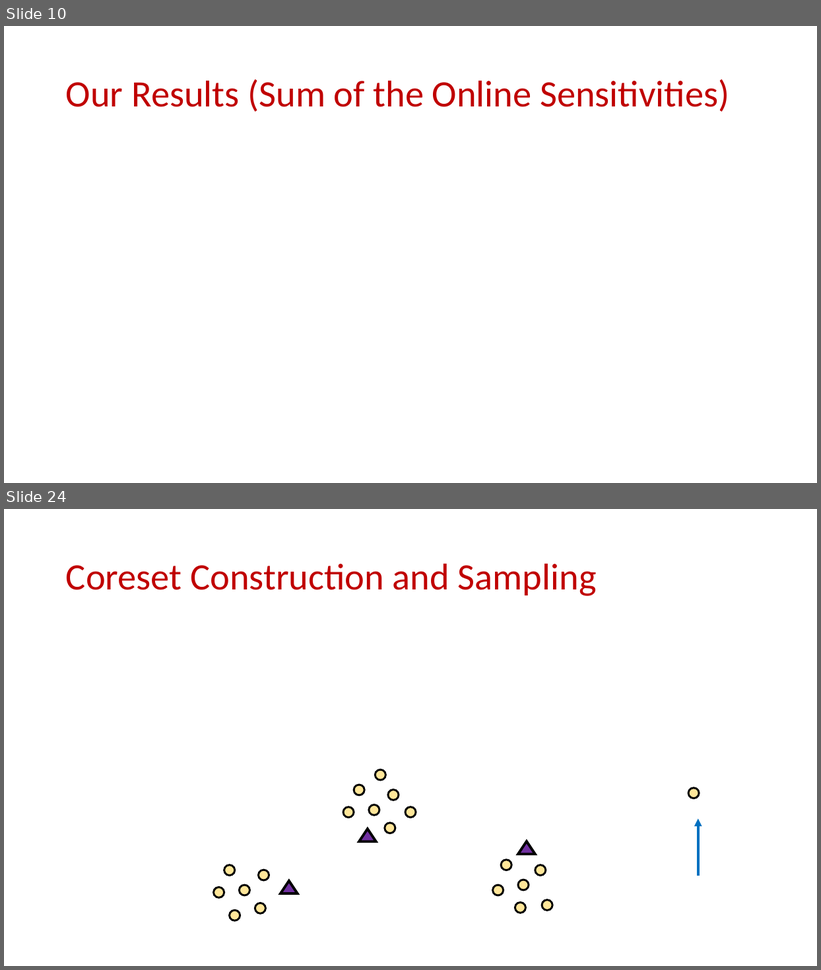
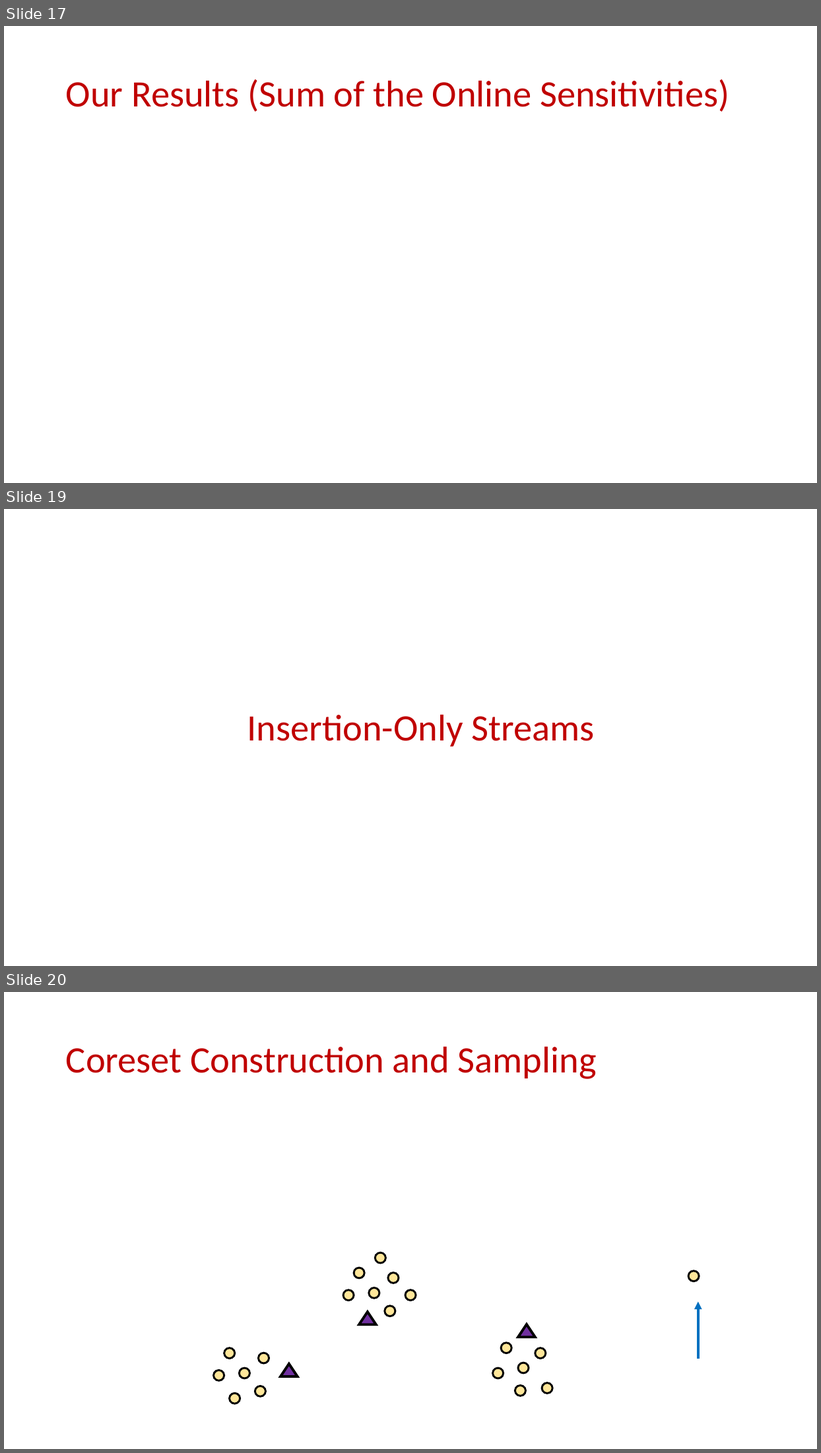
Before and after one commit to samsonzhou/samsonzhou.github.io, a slide deck: other-talks/FOCS 2023-short.pptx. Shown one above the other, each under a label of ours: slides 10 and 24 before the commit, slides 17, 19 and 20 after it; the slides between them are not shown. The pictures are 821x970 and 821x1453 pixels, drawn with LibreOffice and Linux fonts; fonts in the diff are those of the drawing; grey boxes stand for pictures. Boxes give left, top, right and bottom in pixels: in the first picture for what was removed or moved away, otherwise in the second. Text is boxed around its words. In the diff, an @@ line names an element or a change of style, - is before the commit and + after.

```diff
--- a/other-talks/FOCS 2023-short.pptx
+++ b/other-talks/FOCS 2023-short.pptx
@@ slide 19 added at bbox=[4, 509, 817, 966], background #FFFFFF @@
@@ title added at bbox=[247, 714, 594, 747], 44 pt, text #C00000 @@
+Insertion-Only Streams
@@ what was slide 10 is now slide 17 @@
@@ what was slide 24 is now slide 20 @@
```
Also in this commit, not shown: 11 slides changed, 6 other slides added, 19 slides removed, 2 other files.
